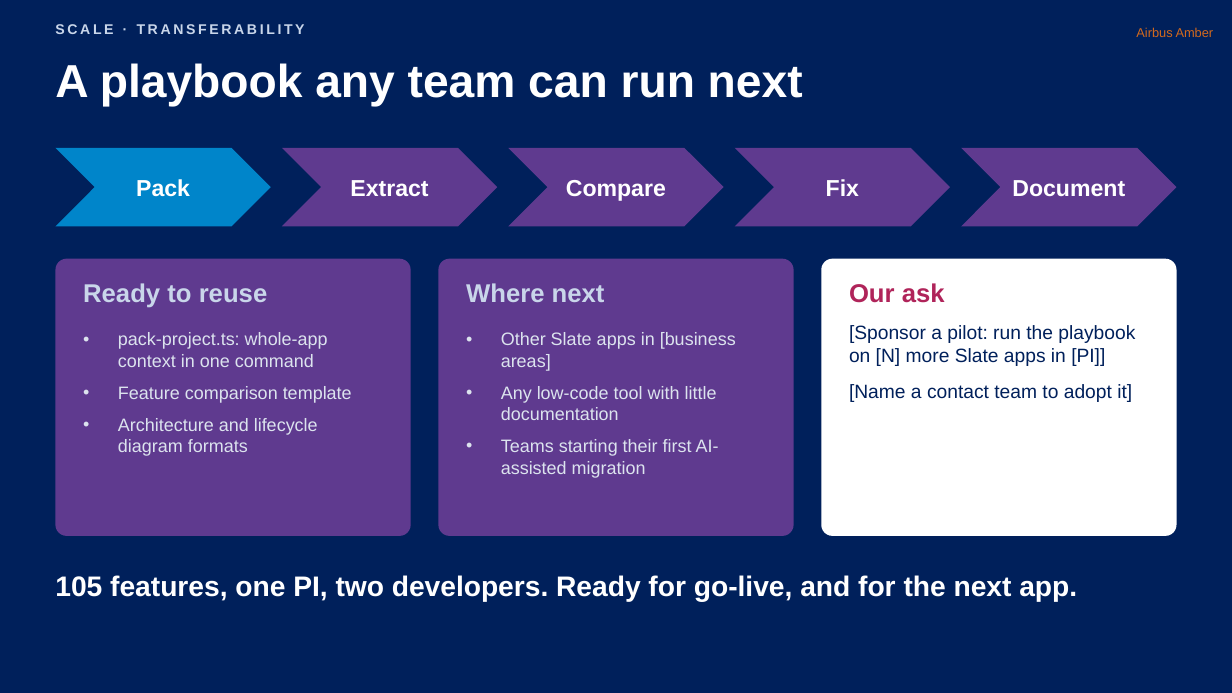
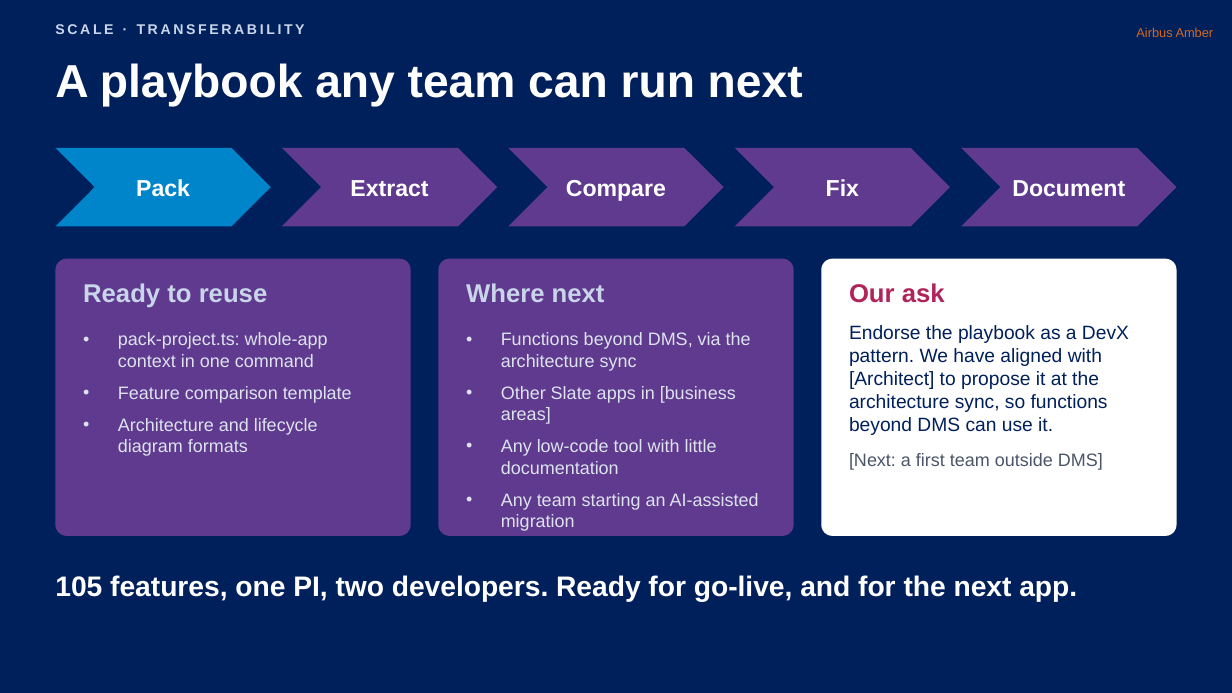
Before and after one commit to nithinram97/archify, a slide deck: slide 10 of erm-migration/docs/ERM-Migration-Jury-Pitch-v2.pptx (slide 8 before the commit). Drawn at 1232x693 pixels with LibreOffice and Linux fonts; fonts in the diff are those of the drawing. Boxes give left, top, right and bottom in pixels: in the first picture for what was removed or moved away, otherwise in the second. Text is boxed around its words. In the diff, an @@ line names an element or a change of style, - is before the commit and + after.

```diff
--- a/erm-migration/docs/ERM-Migration-Jury-Pitch-v2.pptx
+++ b/erm-migration/docs/ERM-Migration-Jury-Pitch-v2.pptx
@@ text at (849,325,1129,470): text changed @@
-[Sponsor a pilot: run the playbook on [N] more Slate apps in [PI]]
-[Name a contact team to adopt it]
+Endorse the playbook as a DevX pattern. We have aligned with [Architect] to propose it at the architecture sync, so functions beyond DMS can use it.
+[Next: a first team outside DMS]
@@ text at (501,332,751,371): paragraph added @@
+• Functions beyond DMS, via the architecture sync
@@ text at (501,493,759,531): text changed @@
-• Teams starting their first AI-assisted migration
+• Any team starting an AI-assisted migration
```
Also in this commit, not shown: 3 other slides changed, 2 slides added, 4 other files.
